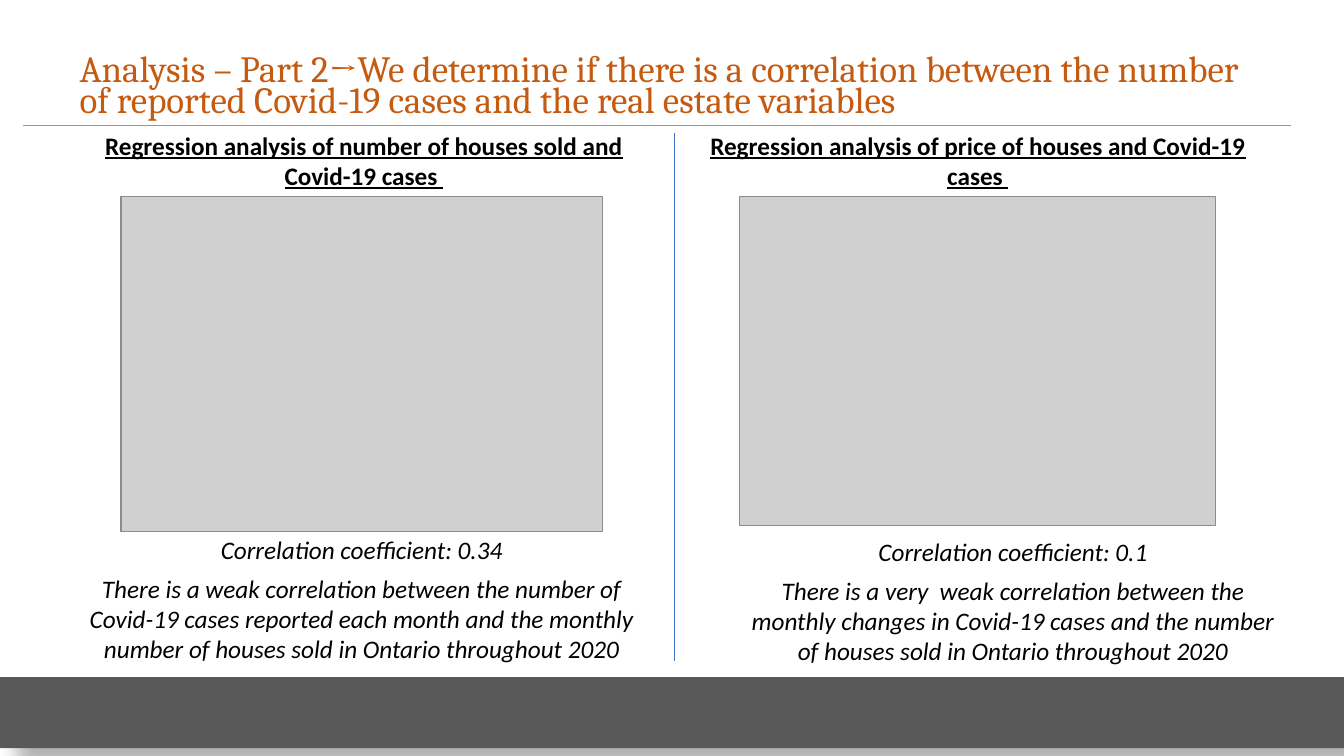
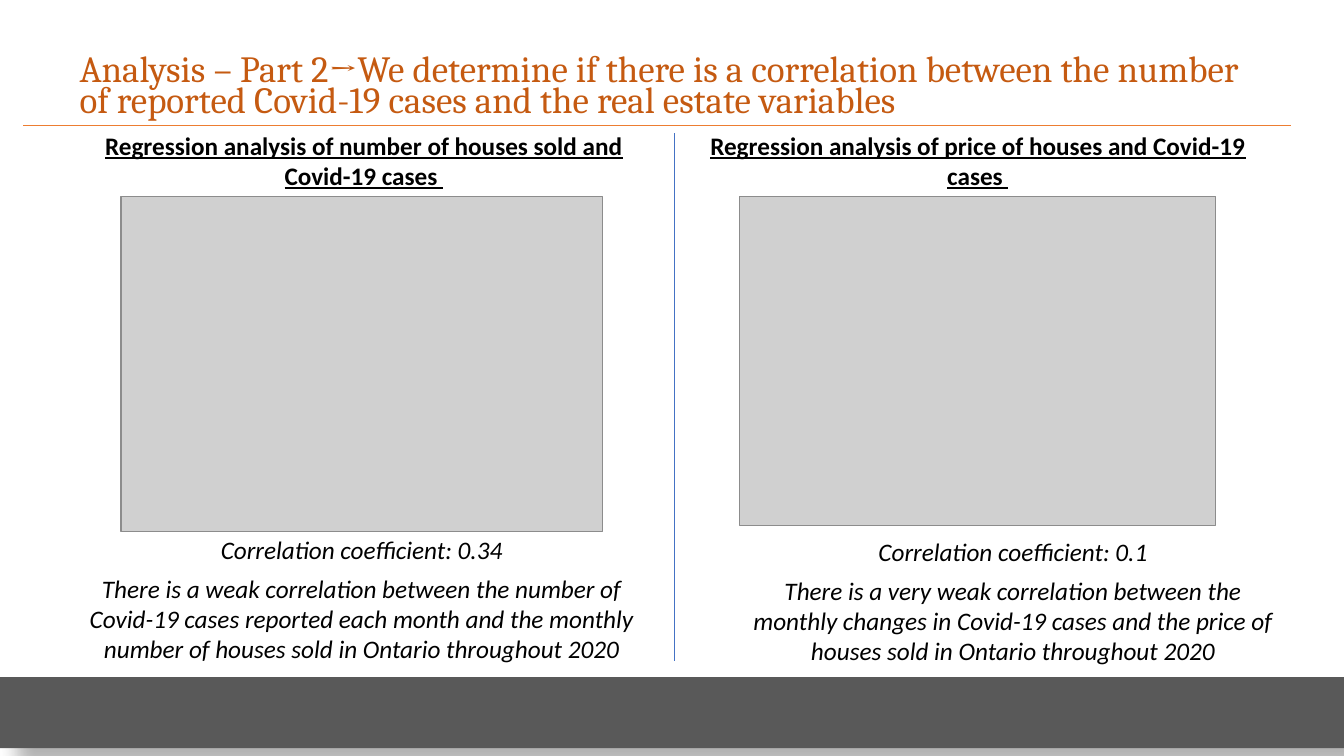
Before and after one commit to elubanska/GTA_real_estate_market, a slide deck: slide 9 of Presentation_proj_1/Real Estate Mkt.pptx. Drawn at 1344x756 pixels with LibreOffice and Linux fonts; fonts in the diff are those of the drawing; grey boxes stand for pictures. Boxes give left, top, right and bottom in pixels: in the first picture for what was removed or moved away, otherwise in the second. Text is boxed around its words. In the diff, an @@ line names an element or a change of style, - is before the commit and + after.

```diff
--- a/Presentation_proj_1/Real Estate Mkt.pptx
+++ b/Presentation_proj_1/Real Estate Mkt.pptx
@@ text at (753, 582, 1272, 665): text changed @@
-There is a very weak correlation between the monthly changes in Covid-19 cases and the number of houses sold in Ontario throughout 2020
+There is a very weak correlation between the monthly changes in Covid-19 cases and the price of houses sold in Ontario throughout 2020
```
Also in this commit, not shown: 2 other slides changed.
